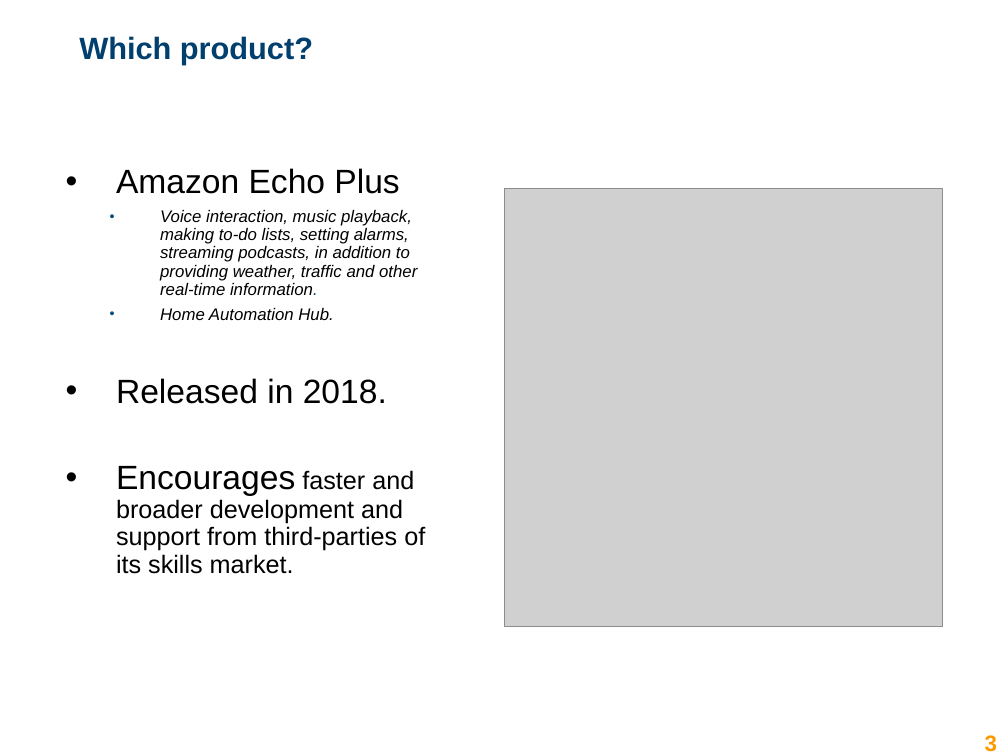
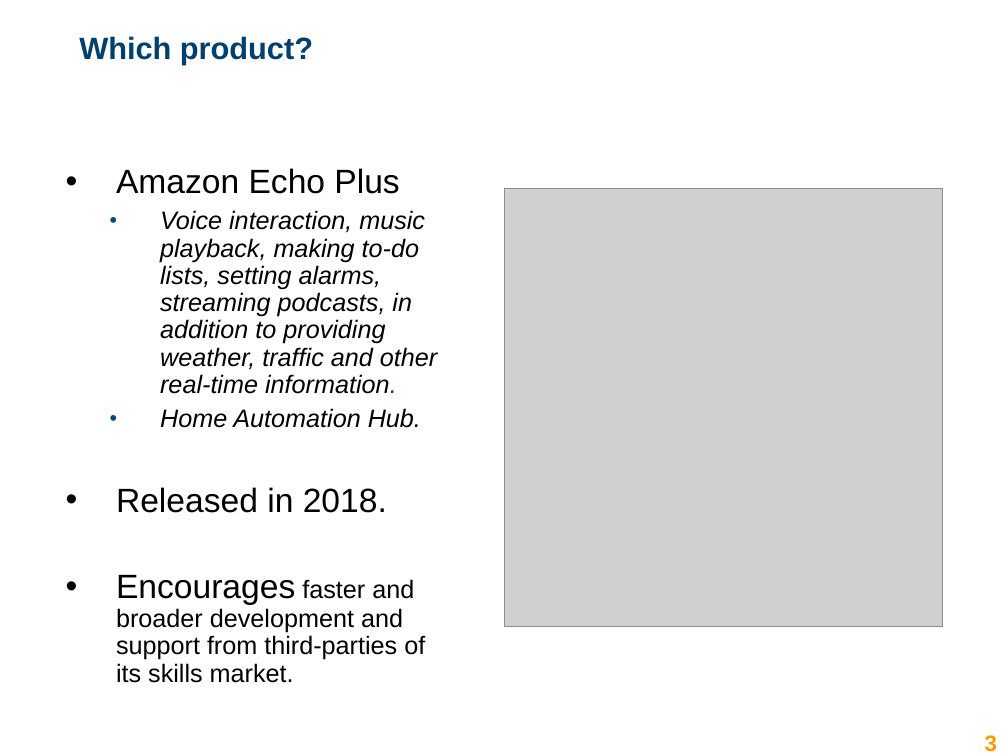
Before and after one commit to lucabonali/AdvertisingDIA, a slide deck: slide 3 of advertising_presentation.pptx. Drawn at 1008x756 pixels with LibreOffice and Linux fonts; fonts in the diff are those of the drawing; grey boxes stand for pictures; background and template pictures are left out. Boxes give left, top, right and bottom in pixels: in the first picture for what was removed or moved away, otherwise in the second. Text is boxed around its words. In the diff, an @@ line names an element or a change of style, - is before the commit and + after.

```diff
--- a/advertising_presentation.pptx
+++ b/advertising_presentation.pptx
@@ text at [160,210,437,428]: size 12 to 18 pt in "Voice interaction, music playback, making to-do lists, ...", "Home Automation Hub." @@
```
Also in this commit, not shown: 2 other slides changed, 3 slides added.
